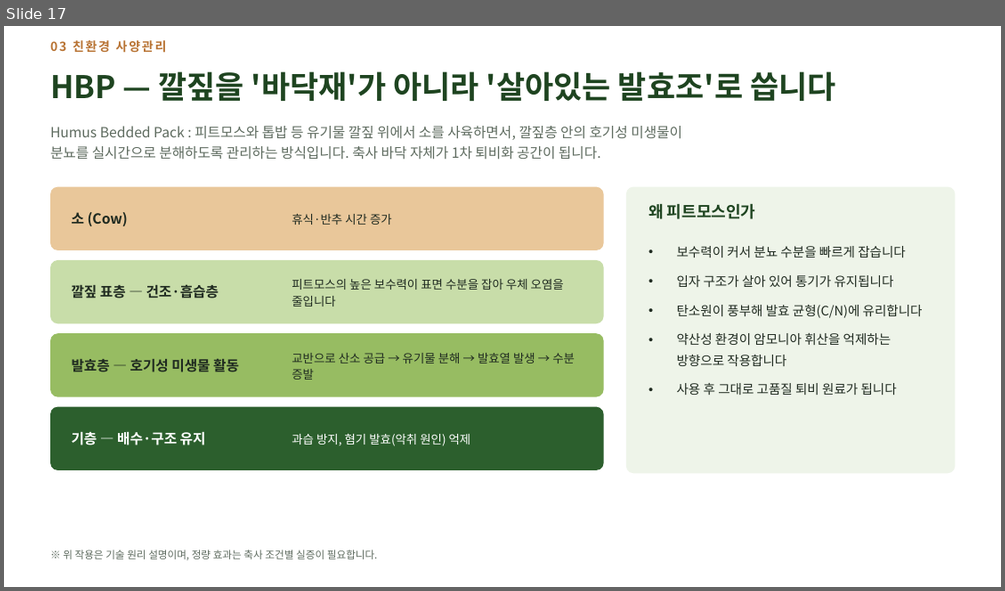
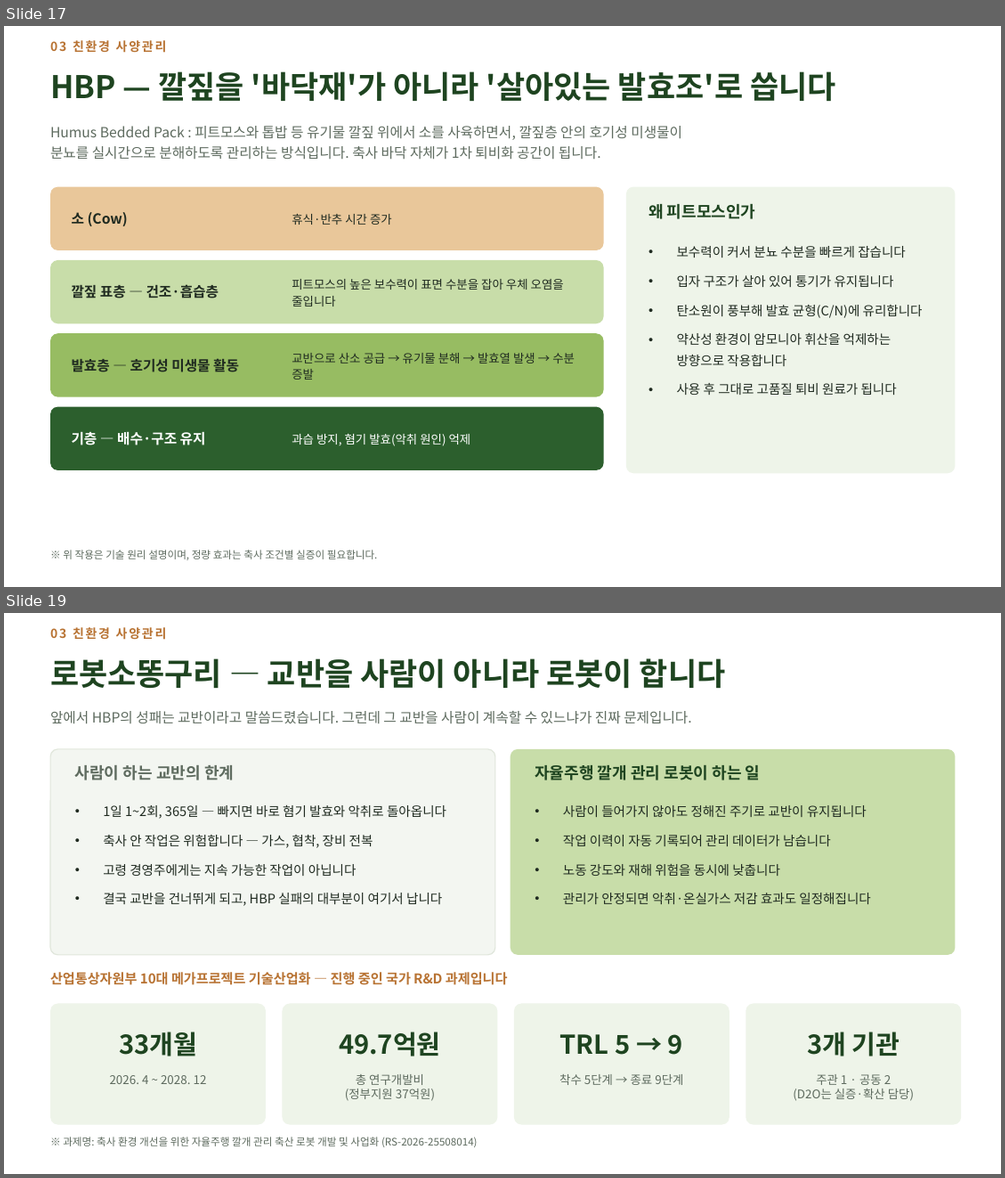
Before and after one commit to hhj3150/Dr-Ha--agent, a slide deck: deliverables/2026-08-10-nias-seminar/저지종_유가공목장_운영_현장사례.pptx. Shown one above the other, each under a label of ours: slide 17 before the commit, slides 17 and 19 after it; the slides between them are not shown. The pictures are 1005x591 and 1005x1178 pixels, drawn with LibreOffice and Linux fonts; fonts in the diff are those of the drawing. Boxes give left, top, right and bottom in pixels: in the first picture for what was removed or moved away, otherwise in the second. Text is boxed around its words. In the diff, an @@ line names an element or a change of style, - is before the commit and + after.

```diff
--- a/deliverables/2026-08-10-nias-seminar/저지종_유가공목장_운영_현장사례.pptx
+++ b/deliverables/2026-08-10-nias-seminar/저지종_유가공목장_운영_현장사례.pptx
@@ slide 19 added at [4,613,1001,1174], background #FFFFFF @@
@@ text added at [50,627,167,640], 12 pt, text #B87333, bold @@
+03 친환경 사양관리
@@ text added at [50,658,726,688], 30 pt, text #1E4420, bold @@
+로봇소똥구리 — 교반을 사람이 아니라 로봇이 합니다
@@ text added at [50,711,692,723], 13.5 pt, text #5E6B5F @@
+앞에서 HBP의 성패는 교반이라고 말씀드렸습니다. 그런데 그 교반을 사람이 계속할 수 있느냐가 진짜 문제입니다.
@@ rounded rectangle added at [50,749,495,955], fill #F3F6F1, outline #E0E6DB 1 pt @@
@@ text added at [75,765,234,780], 15.5 pt, text #5E6B5F, bold @@
+사람이 하는 교반의 한계
@@ rounded rectangle added at [510,749,955,955], fill #C8DDA9 @@
@@ text added at [534,765,760,780], 15.5 pt, text #1E4420, bold @@
+자율주행 깔개 관리 로봇이 하는 일
@@ text added at [103,805,446,906], 12.5 pt, text #1F2A20 @@
+• 1일 1~2회, 365일 — 빠지면 바로 혐기 발효와 악취로 돌아옵니다
+• 축사 안 작업은 위험합니다 — 가스, 협착, 장비 전복
+• 고령 경영주에게는 지속 가능한 작업이 아닙니다
+• 결국 교반을 건너뛰게 되고, HBP 실패의 대부분이 여기서 납니다
@@ text added at [563,805,870,904], 12.5 pt, text #1F2A20 @@
+• 사람이 들어가지 않아도 정해진 주기로 교반이 유지됩니다
+• 작업 이력이 자동 기록되어 관리 데이터가 남습니다
+• 노동 강도와 재해 위험을 동시에 낮춥니다
+• 관리가 안정되면 악취·온실가스 저감 효과도 일정해집니다
@@ text added at [50,972,508,985], 13 pt, text #B87333, bold @@
+산업통상자원부 10대 메가프로젝트 기술산업화 — 진행 중인 국가 R&D 과제입니다
@@ rounded rectangle added at [50,1004,266,1125], fill #EEF4E9 @@
@@ rounded rectangle added at [283,1004,498,1125], fill #EEF4E9 @@
@@ rounded rectangle added at [514,1004,729,1125], fill #EEF4E9 @@
@@ rounded rectangle added at [745,1004,961,1125], fill #EEF4E9 @@
@@ text added at [119,1031,197,1056], 25 pt, text #1E4420, bold @@
+33개월
@@ text added at [339,1031,441,1056], 25 pt, text #1E4420, bold @@
+49.7억원
@@ text added at [560,1034,683,1054], 25 pt, text #1E4420, bold @@
+TRL 5 → 9
@@ text added at [807,1031,900,1056], 25 pt, text #1E4420, bold @@
+3개 기관
@@ text added at [110,1075,207,1084], 11.5 pt, text #5E6B5F @@
+2026. 4 ~ 2028. 12
@@ text added at [345,1074,435,1101], 11.5 pt, text #5E6B5F @@
+총 연구개발비
+(정부지원 37억원)
@@ text added at [559,1074,683,1085], 11.5 pt, text #5E6B5F @@
+착수 5단계 → 종료 9단계
@@ text added at [793,1074,914,1101], 11.5 pt, text #5E6B5F @@
+주관 1 · 공동 2
+(D2O는 실증·확산 담당)
@@ text added at [63,1136,477,1147], 10 pt, text #5E6B5F @@
+※ 과제명: 축사 환경 개선을 위한 자율주행 깔개 관리 축산 로봇 개발 및 사업화 (RS-2026-25508014)
```
Also in this commit, not shown: 5 slides changed, 1 other slide added, 2 other files.
